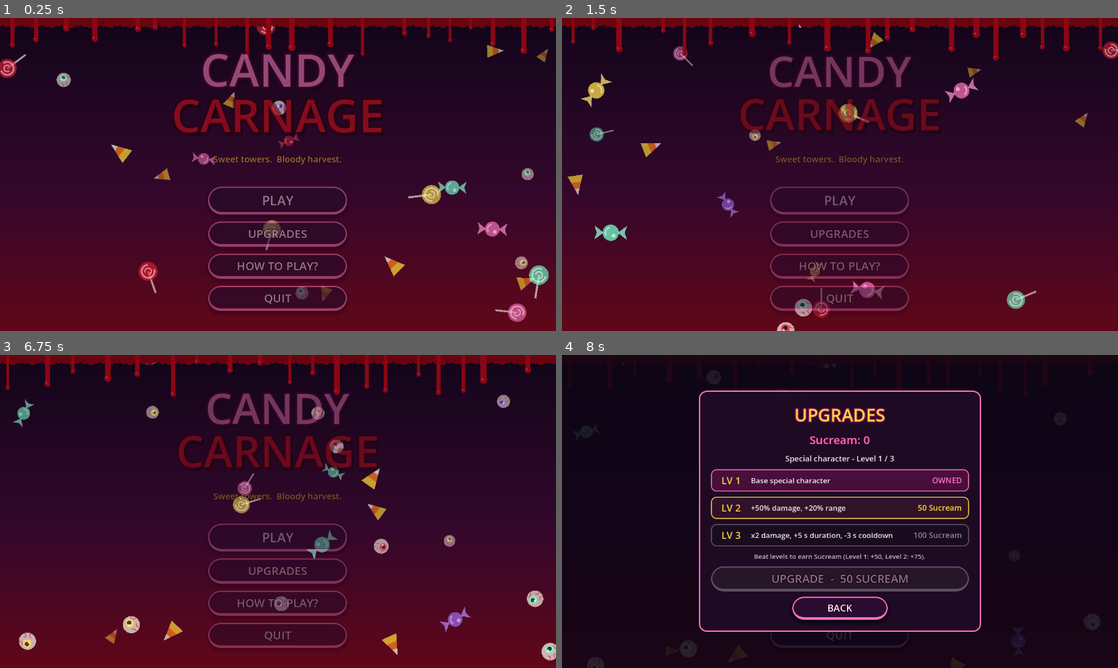
Above: before the commit, frames 1-4 (two rows, left to right).
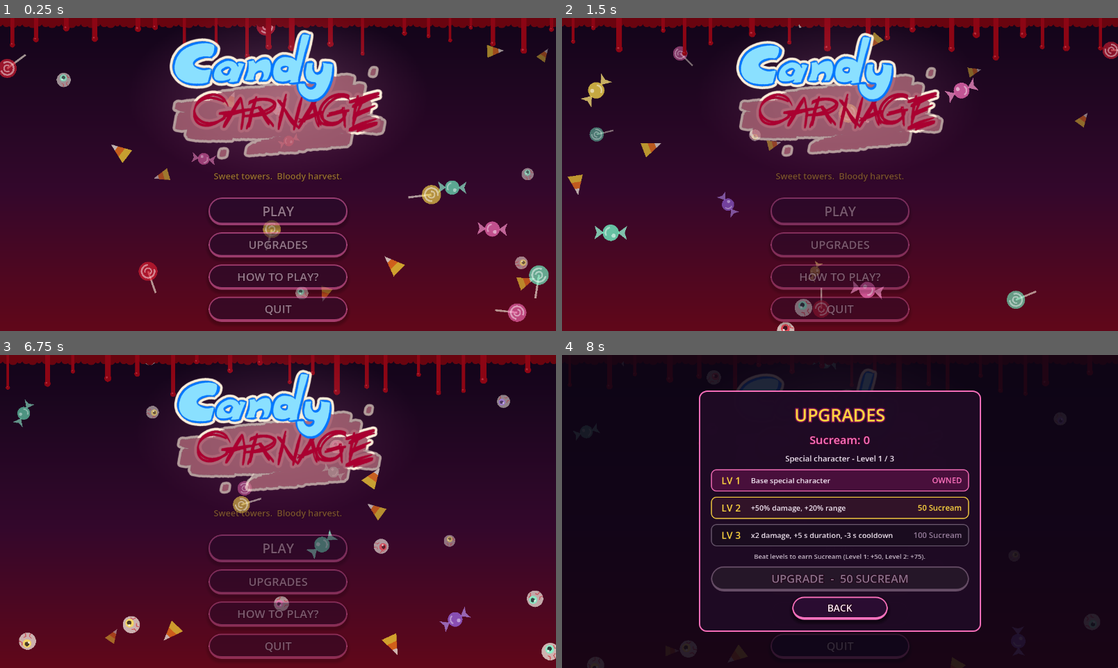
Above: after the commit, the same moments.

Repository: onion-40/candy-carnage
Game: Godot game, scene res://Scenes/MainMenu.tscn
The game is run twice, just before and just after one commit, with the same random seed, the same clock (stepped at 60 frames per second) and the same inputs. Sound files missing from this copy of the repository are replaced by a short silence.
Inputs (mouse positions are in pixels of both pictures, inside the frame that each line leads up to):
- Up to frame 1 (0.25 s): no input
- Up to frame 2 (1.5 s): click "PLAY" at 0.5 s; click "BACK" at 1.25 s
- Up to frame 3 (6.75 s): click "PLAY" at 2 s; click (205, 520) at 2.75 s; click "LET'S GO!" at 3.5 s; click "?" at 4.25 s; click "LET'S GO!" at 5 s; click "Ⅱ" at 5.75 s; click "MAIN MENU" at 6.5 s
- Up to frame 4 (8 s): click "UPGRADES" at 7.25 s

The runs differ from the first frame. In frame 1, 16% of the frame differs, in the area x 30-70%, y 3-98%; in frame 2, 14%; in frame 3, 14%; in frame 4, 1.0%.

Commit message:
Use the team's game icon and logo
Replace the default Godot icon with the bear icon for the window and the
Windows exe, and show the designers' logo on the main menu instead of the
text title, with a cream outline so it reads on the dark background.

Diff:
--- a/Scenes/MainMenu.tscn
+++ b/Scenes/MainMenu.tscn
@@ -3,6 +3,41 @@
 [ext_resource type="Script" uid="uid://cupfbh4qrke7e" path="res://Scripts/Scenes/MainMenu.gd" id="1_tt5f1"]
 [ext_resource type="Theme" uid="uid://7c5llkklwkcf" path="res://Scenes/MenuTheme.tres" id="2_theme"]
 [ext_resource type="Script" uid="uid://dv85tc6838wi0" path="res://Scripts/Menu/MenuBackground.gd" id="3_bg"]
+[ext_resource type="Texture2D" uid="uid://cpm5uh0bgh3s2" path="res://Assets/Sprites/game_logo.png" id="4_logo"]
+
+[sub_resource type="Gradient" id="Gradient_halo"]
+offsets = PackedFloat32Array(0, 0.55, 1)
+colors = PackedColorArray(1, 0.82, 0.92, 0.55, 1, 0.6, 0.82, 0.22, 1, 0.45, 0.75, 0)
+
+[sub_resource type="GradientTexture2D" id="GradientTexture2D_halo"]
+gradient = SubResource("Gradient_halo")
+width = 256
+height = 128
+fill = 1
+fill_from = Vector2(0.5, 0.5)
+fill_to = Vector2(1, 0.5)
+
+[sub_resource type="Shader" id="Shader_outline"]
+code = "shader_type canvas_item;
+
+// Cream sticker outline so the logo stands out on the dark menu.
+uniform vec4 outline_color : source_color = vec4(1.0, 0.94, 0.86, 1.0);
+uniform float width = 6.0;
+
+void fragment() {
+	vec4 col = texture(TEXTURE, UV);
+	float a = 0.0;
+	for (int i = 0; i < 16; i++) {
+		vec2 dir = vec2(cos(float(i) * 0.3927), sin(float(i) * 0.3927)) * TEXTURE_PIXEL_SIZE * width;
+		a = max(a, texture(TEXTURE, UV + dir).a);
+		a = max(a, texture(TEXTURE, UV + dir * 0.5).a);
+	}
+	COLOR = mix(vec4(outline_color.rgb, outline_color.a * a), col, col.a);
+}
+"
+
+[sub_resource type="ShaderMaterial" id="ShaderMaterial_outline"]
+shader = SubResource("Shader_outline")
 
 [node name="MainMenu" type="Control" unique_id=692343600]
 layout_mode = 3
@@ -40,29 +75,30 @@
 layout_mode = 2
 theme_override_constants/separation = -38
 
-[node name="CandyLabel" type="Label" parent="CenterContainer/VBoxContainer/TitleBox" unique_id=60637682]
+[node name="Logo" type="TextureRect" parent="CenterContainer/VBoxContainer/TitleBox" unique_id=60637682]
+material = SubResource("ShaderMaterial_outline")
+custom_minimum_size = Vector2(512, 313)
 layout_mode = 2
-theme_override_colors/font_color = Color(1, 0.55, 0.8, 1)
-theme_override_colors/font_shadow_color = Color(0, 0, 0, 0.55)
-theme_override_colors/font_outline_color = Color(0.28, 0.02, 0.17, 1)
-theme_override_constants/shadow_offset_x = 5
-theme_override_constants/shadow_offset_y = 7
-theme_override_constants/outline_size = 20
-theme_override_font_sizes/font_size = 104
-text = "CANDY"
-horizontal_alignment = 1
+size_flags_horizontal = 4
+texture = ExtResource("4_logo")
+expand_mode = 1
+stretch_mode = 5
 
-[node name="CarnageLabel" type="Label" parent="CenterContainer/VBoxContainer/TitleBox" unique_id=1309624470]
-layout_mode = 2
-theme_override_colors/font_color = Color(0.9, 0.08, 0.16, 1)
-theme_override_colors/font_shadow_color = Color(0, 0, 0, 0.55)
-theme_override_colors/font_outline_color = Color(0.16, 0, 0.03, 1)
-theme_override_constants/shadow_offset_x = 5
-theme_override_constants/shadow_offset_y = 7
-theme_override_constants/outline_size = 20
-theme_override_font_sizes/font_size = 104
-text = "CARNAGE"
-horizontal_alignment = 1
+[node name="Halo" type="TextureRect" parent="CenterContainer/VBoxContainer/TitleBox/Logo"]
+show_behind_parent = true
+layout_mode = 1
+anchors_preset = 15
+anchor_right = 1.0
+anchor_bottom = 1.0
+offset_left = -90.0
+offset_top = -50.0
+offset_right = 90.0
+offset_bottom = 50.0
+grow_horizontal = 2
+grow_vertical = 2
+mouse_filter = 2
+texture = SubResource("GradientTexture2D_halo")
+expand_mode = 1
 
 [node name="TaglineLabel" type="Label" parent="CenterContainer/VBoxContainer" unique_id=519048827]
 layout_mode = 2
@@ -74,7 +110,7 @@
 horizontal_alignment = 1
 
 [node name="Spacer" type="Control" parent="CenterContainer/VBoxContainer" unique_id=1735561090]
-custom_minimum_size = Vector2(0, 18)
+custom_minimum_size = Vector2(0, 4)
 layout_mode = 2
 mouse_filter = 2
 
--- a/Scripts/Scenes/MainMenu.gd
+++ b/Scripts/Scenes/MainMenu.gd
@@ -6,8 +6,7 @@
 
 @onready var menu_box: VBoxContainer = $CenterContainer/VBoxContainer
 @onready var title_box: VBoxContainer = $CenterContainer/VBoxContainer/TitleBox
-@onready var candy_label: Label = $CenterContainer/VBoxContainer/TitleBox/CandyLabel
-@onready var carnage_label: Label = $CenterContainer/VBoxContainer/TitleBox/CarnageLabel
+@onready var logo: TextureRect = $CenterContainer/VBoxContainer/TitleBox/Logo
 @onready var play_button: Button = $CenterContainer/VBoxContainer/PlayButton
 @onready var upgrades_button: Button = $CenterContainer/VBoxContainer/UpgradesButton
 @onready var how_to_play_button: Button = $CenterContainer/VBoxContainer/HowToPlayButton
@@ -26,7 +25,7 @@
 	for button in [play_button, upgrades_button, how_to_play_button, quit_button]:
 		MenuFx.setup_hover(button)
 
-	for control in [title_box, candy_label, carnage_label]:
+	for control in [title_box, logo]:
 		MenuFx.keep_pivot_centered(control)
 
 	_create_tutorial_popup()
@@ -69,18 +68,18 @@
 	intro.tween_property(title_box, "scale", Vector2.ONE, 0.7) \
 		.set_trans(Tween.TRANS_BACK).set_ease(Tween.EASE_OUT)
 
-	# "CANDY" wobbles gently, "CARNAGE" beats like a heart.
+	# The logo sways gently and beats like a heart.
 	var wobble := create_tween().set_loops()
-	wobble.tween_property(candy_label, "rotation_degrees", 2.0, 1.6) \
+	wobble.tween_property(logo, "rotation_degrees", 2.0, 1.6) \
 		.set_trans(Tween.TRANS_SINE).set_ease(Tween.EASE_IN_OUT)
-	wobble.tween_property(candy_label, "rotation_degrees", -2.0, 1.6) \
+	wobble.tween_property(logo, "rotation_degrees", -2.0, 1.6) \
 		.set_trans(Tween.TRANS_SINE).set_ease(Tween.EASE_IN_OUT)
 
 	var heartbeat := create_tween().set_loops()
-	heartbeat.tween_property(carnage_label, "scale", Vector2(1.05, 1.05), 0.12)
-	heartbeat.tween_property(carnage_label, "scale", Vector2.ONE, 0.16)
-	heartbeat.tween_property(carnage_label, "scale", Vector2(1.03, 1.03), 0.1)
-	heartbeat.tween_property(carnage_label, "scale", Vector2.ONE, 0.2)
+	heartbeat.tween_property(logo, "scale", Vector2(1.05, 1.05), 0.12)
+	heartbeat.tween_property(logo, "scale", Vector2.ONE, 0.16)
+	heartbeat.tween_property(logo, "scale", Vector2(1.03, 1.03), 0.1)
+	heartbeat.tween_property(logo, "scale", Vector2.ONE, 0.2)
 	heartbeat.tween_interval(1.0)
 
 
--- a/icon.svg
+++ /dev/null
@@ -1 +0,0 @@
-<svg xmlns="http://www.w3.org/2000/svg" width="128" height="128"><rect width="124" height="124" x="2" y="2" fill="#363d52" stroke="#212532" stroke-width="4" rx="14"/><g fill="#fff" transform="translate(12.322 12.322)scale(.101)"><path d="M105 673v33q407 354 814 0v-33z"/><path fill="#478cbf" d="m105 673 152 14q12 1 15 14l4 67 132 10 8-61q2-11 15-15h162q13 4 15 15l8 61 132-10 4-67q3-13 15-14l152-14V427q30-39 56-81-35-59-83-108-43 20-82 47-40-37-88-64 7-51 8-102-59-28-123-42-26 43-46 89-49-7-98 0-20-46-46-89-64 14-123 42 1 51 8 102-48 27-88 64-39-27-82-47-48 49-83 108 26 42 56 81zm0 33v39c0 276 813 276 814 0v-39l-134 12-5 69q-2 10-14 13l-162 11q-12 0-16-11l-10-65H446l-10 65q-4 11-16 11l-162-11q-12-3-14-13l-5-69z"/><path d="M483 600c0 34 58 34 58 0v-86c0-34-58-34-58 0z"/><circle cx="725" cy="526" r="90"/><circle cx="299" cy="526" r="90"/></g><g fill="#414042" transform="translate(12.322 12.322)scale(.101)"><circle cx="307" cy="532" r="60"/><circle cx="717" cy="532" r="60"/></g></svg>
--- a/project.godot
+++ b/project.godot
@@ -13,7 +13,7 @@
 config/name="Candy Carnage"
 run/main_scene="uid://dvediuhwqwqn7"
 config/features=PackedStringArray("4.7", "GL Compatibility")
-config/icon="res://icon.svg"
+config/icon="res://icon.png"
 
 [autoload]
 
Binary file added: Assets/Sprites/game_logo.png
Not shown, added: Assets/Sprites/game_logo.png.import
Not shown, changed: export_presets.cfg
Binary file added: icon.png
Not shown, changed: icon.png.import
Not shown, changed: Candy Carnage.console.exe
Not shown, changed: Candy Carnage.exe
